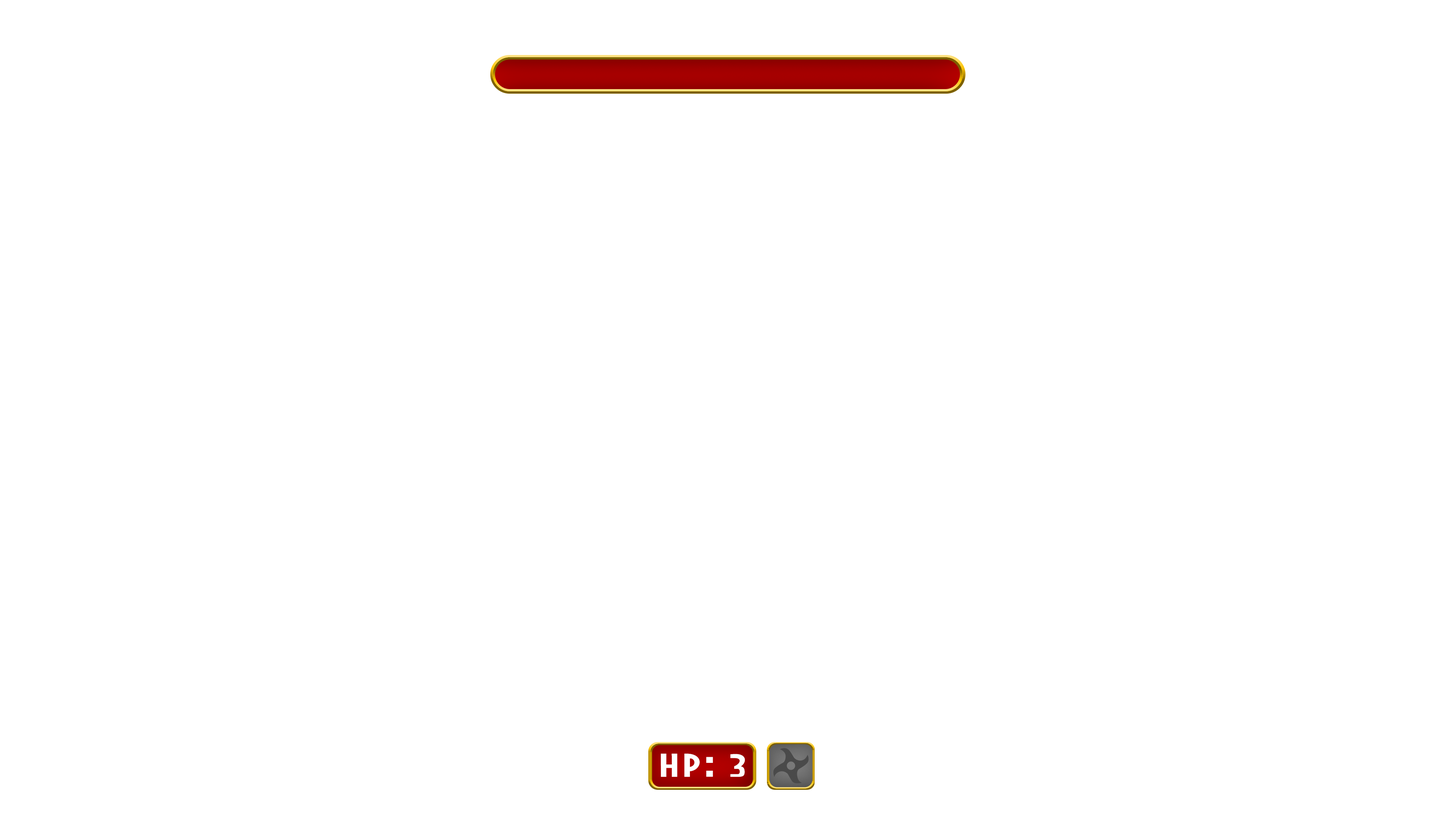
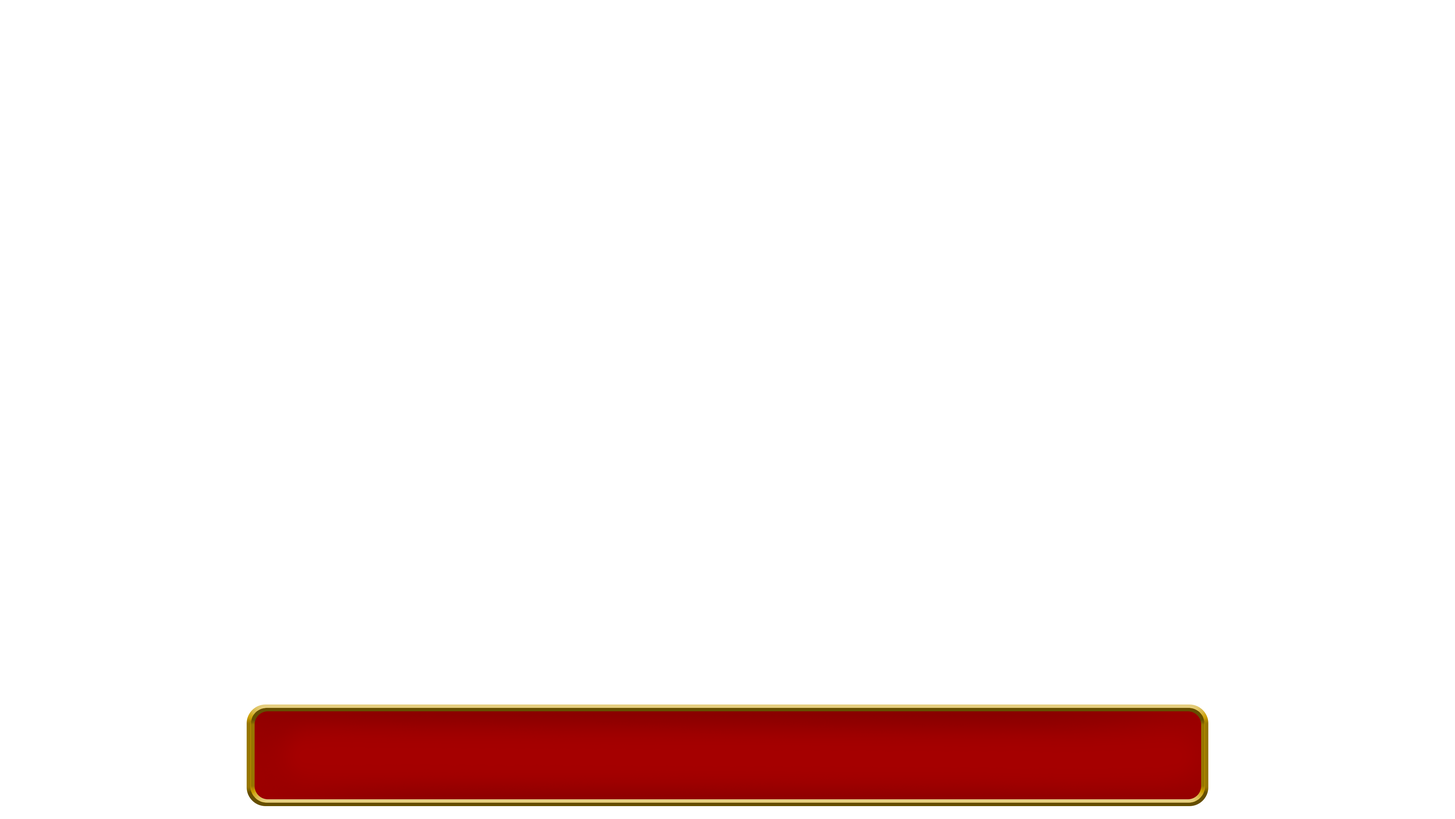
Layers edited between the first and the second 1455×819 image:
added layer "MainMenuScreen" above "Rectangle 4" over [246,704,1209,806]
hid group "Non-Merged" (23 layers) over [490,54,966,790]
